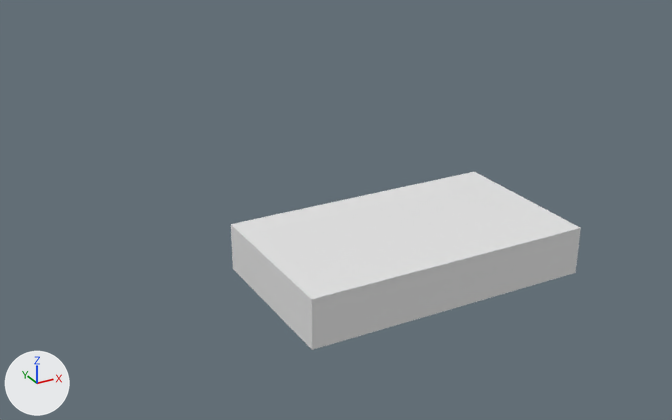
A saved change to the Blender file Assets/Models/EdificioPuerta1.blend.
Camera for both pictures: a 50 mm camera at (-28.0, -42.3, 26.2) aimed at (-1.5, 5.7, 2.2). Arrows for +X, +Y and +Z are at lower left; the lights stay in place.

Before the edit, the objects in view are built like this:
```python
me_cube = bpy.data.meshes.new('Cube')
me_cube.from_pydata(...)  # a box spanning x -1.0..1.0, y -1.0..1.0, z 0.0..2.0
ob_cube = bpy.data.objects.new('Cube', me_cube)
ob_cube.location = (0.0, 0.0, 0.0)
ob_cube.scale = (9.0, 5.25, 1.5)
```
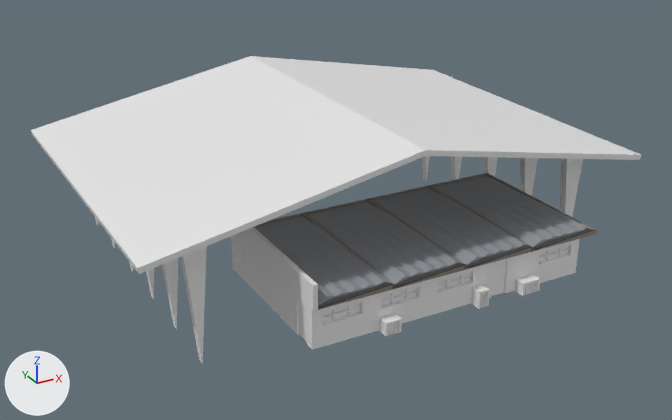
What differs and where, as boxes (x1, y1, x2, y2) in the pictures (672 x 420 px):
'Cube.001', added
    after: (31, 56, 641, 364)
'Cube', reshaped
    before: (231, 172, 581, 350)
    after: (231, 227, 579, 350)
'SM_Bld_Shop_Cover_03', added
    after: (254, 173, 597, 310)
part 1 of me_cube, added
    after: (379, 313, 402, 336)
part 2 of me_cube, added
    after: (471, 285, 490, 309)
part 3 of me_cube, added
    after: (515, 274, 540, 296)
part 4 of me_cube, built on
    before: (231, 172, 581, 347)
    after: (231, 227, 579, 347)

What changed in the scene script:
```text
Add img_file1:
    img_file1 = load_image('file1', '../PolygonCity/Textures/PolygonCity_Texture.png', 1024, 1024, 'sRGB')
Add mat_lambert1:
    mat_lambert1 = principled_material('lambert1')
    mat_lambert1.texture = img_file1
    mat_lambert1.roughness = 0.553
Change me_cube:
    used by ob_cube; location = (0.0, 0.0, 0.0); scale = (9.0, 5.25, 1.5)
    remove me_cube.from_pydata(...)  # 8 vertices, 6 faces; spans x -1.0..1.0, y -1.0..1.0, z 0.0..2.0
    add me_cube.from_pydata(...)  # 531 vertices, 458 faces; spans x -1.0..1.0, y -1.13..1.0, z 0.0..2.6
    me_cube part 1: a new loose piece of 56 vertices spanning x -0.55..-0.44, y -1.13..-1.0, z 0.0..0.53
    me_cube part 2: a new loose piece of 56 vertices spanning x 0.13..0.21, y -1.13..-1.0, z 0.0..0.69
    me_cube part 3: a new loose piece of 56 vertices spanning x 0.48..0.62, y -1.13..-1.0, z 0.0..0.52
    me_cube part 4: 1 vertex moved from x 1.0, y 1.0, z 2.0 to x 1.0, y 1.0, z 1.6; 3 vertices removed from x -1.0..1.0, y -1.0..1.0, z 2.0; 358 vertices added at x -1.0..1.0, y -1.04..1.0, z 0.0..2.6
Add me_mesh:
    me_mesh.from_pydata(...)  # 264 vertices, 260 faces, 8 loose edges; spans x -938.0..973.0, y -30.0..32.0, z -185.0..888.0
    me_mesh.materials.append(mat_lambert1)  # picture img_file1
Add me_cube_001:
    me_cube_001.from_pydata(...)  # 84 vertices, 70 faces; spans x -17.4..14.8, y -3.8..18.9, z -1.3..9.3
Add ob_sm_bld_shop_cover_03:
    ob_sm_bld_shop_cover_03 = bpy.data.objects.new('SM_Bld_Shop_Cover_03', me_mesh)
    ob_sm_bld_shop_cover_03.location = (0.79, -3.55, 2.69)
    ob_sm_bld_shop_cover_03.rotation_euler = (1.571, 0.0, 3.142)  # degrees (90, 0, 180)
    ob_sm_bld_shop_cover_03.scale = (0.01, 0.01, 0.01)
Add ob_cube_001:
    ob_cube_001 = bpy.data.objects.new('Cube.001', me_cube_001)
    ob_cube_001.location = (0.0, 0.0, 0.0)
```
